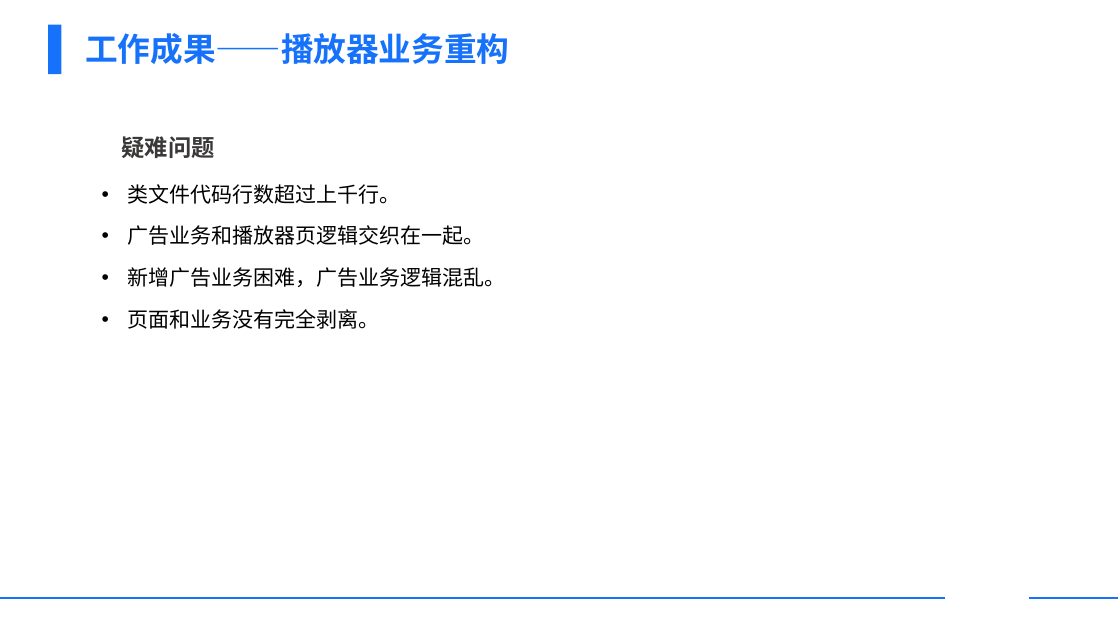
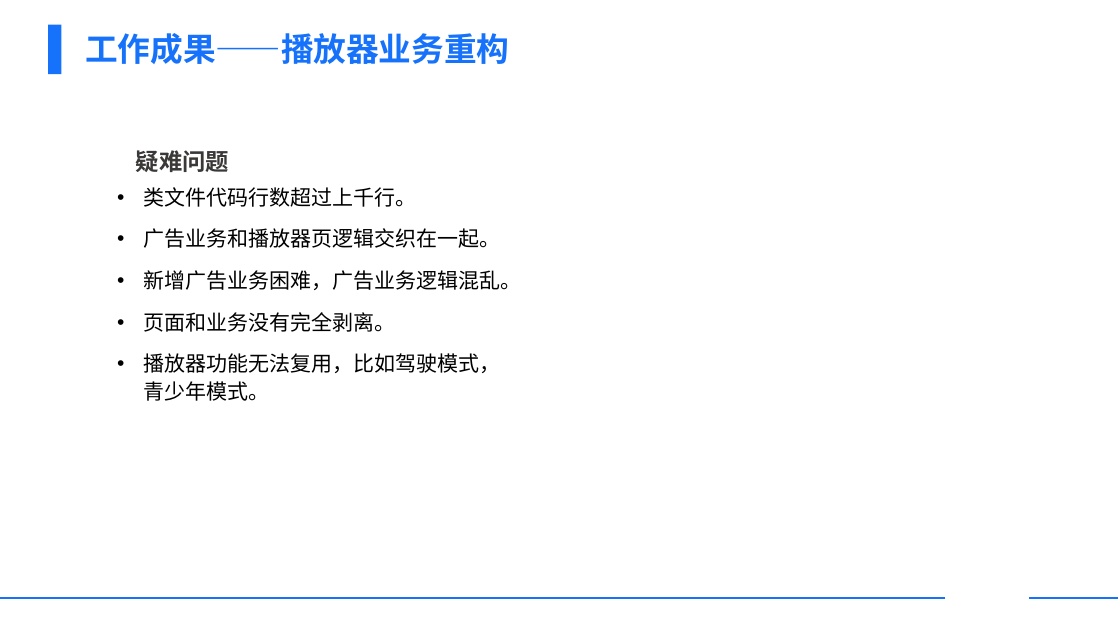
Before and after one commit to houziershi/document, a slide deck: slide 12 of ppt/侯国坤-面试陈述_20210629_19.35.pptx. Drawn at 1120x630 pixels with LibreOffice and Linux fonts; fonts in the diff are those of the drawing; background and template pictures are left out. Boxes give left, top, right and bottom in pixels: in the first picture for what was removed or moved away, otherwise in the second. Text is boxed around its words. In the diff, an @@ line names an element or a change of style, - is before the commit and + after.

```diff
--- a/ppt/侯国坤-面试陈述_20210629_19.35.pptx
+++ b/ppt/侯国坤-面试陈述_20210629_19.35.pptx
@@ text "类文件代码行数超过上千行。": place and size @@
-text "类文件代码行数超过上千行。" at box(128, 184, 506, 329)
+text "类文件代码行数超过上千行。" at box(143, 187, 521, 401)
@@ text "疑难问题": place and size @@
-text "疑难问题" at box(121, 136, 214, 158)
+text "疑难问题" at box(136, 150, 229, 172)
@@ text at box(143, 353, 500, 401): paragraph added @@
+• 播放器功能无法复用，比如驾驶模式，青少年模式。
```
Also in this commit, not shown: 4 other slides changed, 1 slide added, 1 other file.
